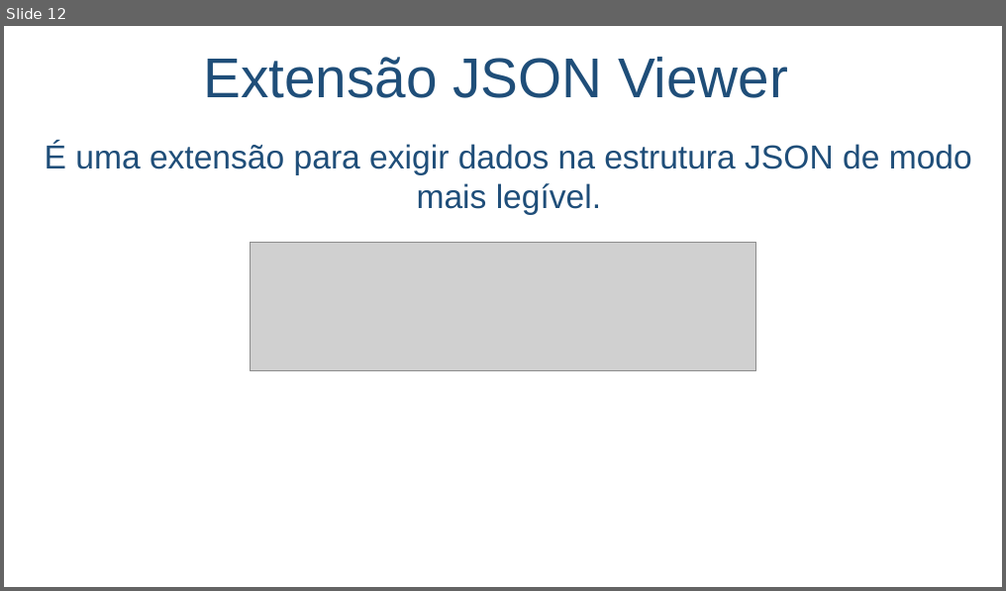
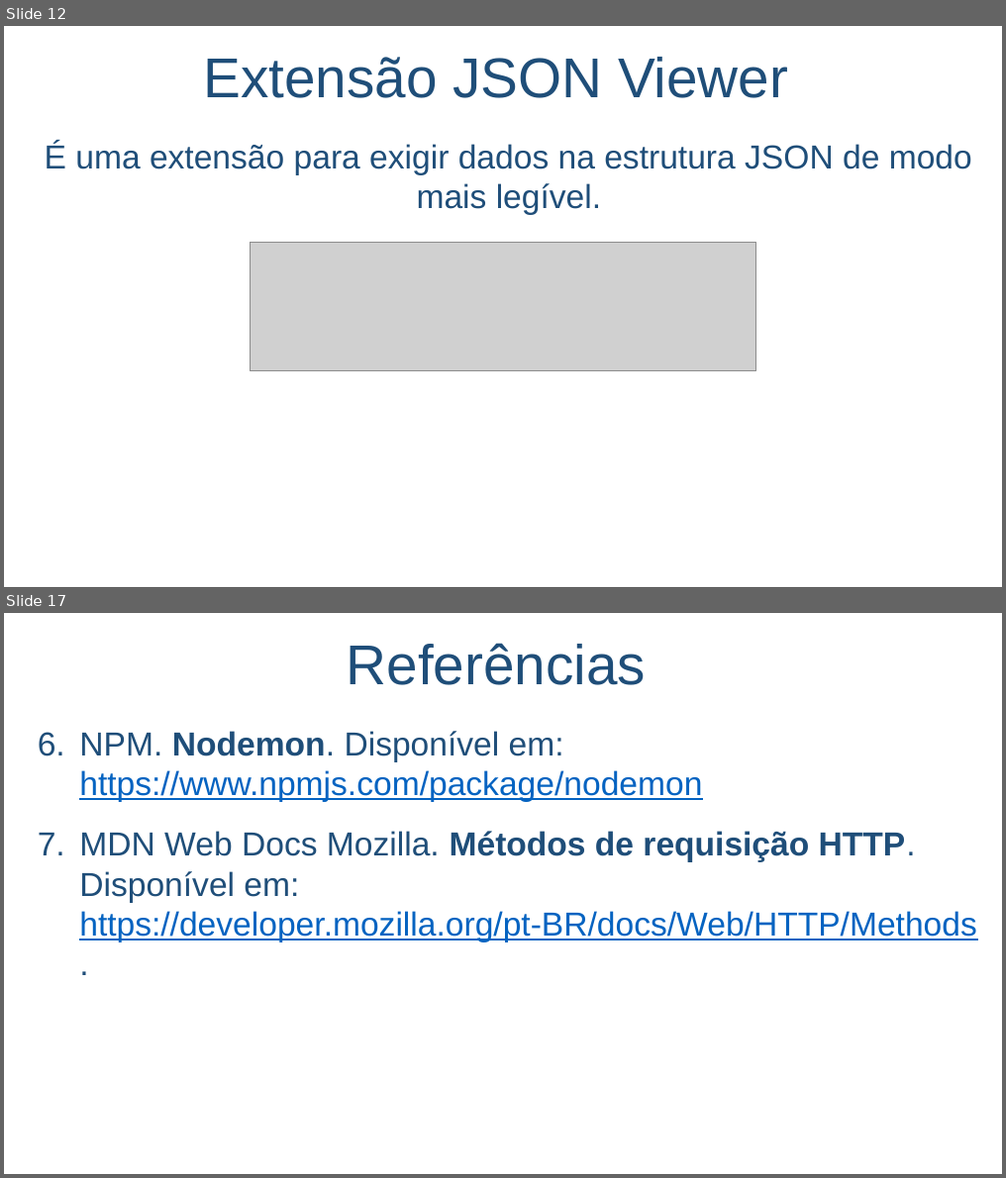
Before and after one commit to salmo-jr/public-slides, a slide deck: node-js.pptx. Shown one above the other, each under a label of ours: slide 12 before the commit, slides 12 and 17 after it; the slides between them are not shown. The pictures are 1006x591 and 1006x1178 pixels, drawn with LibreOffice and Linux fonts; fonts in the diff are those of the drawing; grey boxes stand for pictures; background and template pictures are left out. Boxes give left, top, right and bottom in pixels: in the first picture for what was removed or moved away, otherwise in the second. Text is boxed around its words. In the diff, an @@ line names an element or a change of style, - is before the commit and + after.

```diff
--- a/node-js.pptx
+++ b/node-js.pptx
@@ slide 17 added at [4,613,1002,1174], background picture (left out) @@
@@ text added at [347,643,646,685], 54 pt, text #1F4E79 @@
+Referências
@@ text added at [79,731,977,943], 32 pt, text #0563C1, underline @@
+6. NPM. Nodemon. Disponível em: https://www.npmjs.com/package/nodemon
+7. MDN Web Docs Mozilla. Métodos de requisição HTTP. Disponível em: https://developer.mozilla.org/pt-BR/docs/Web/HTTP/Methods.
```
Also in this commit, not shown: 1 slide changed, 3 other slides added.
